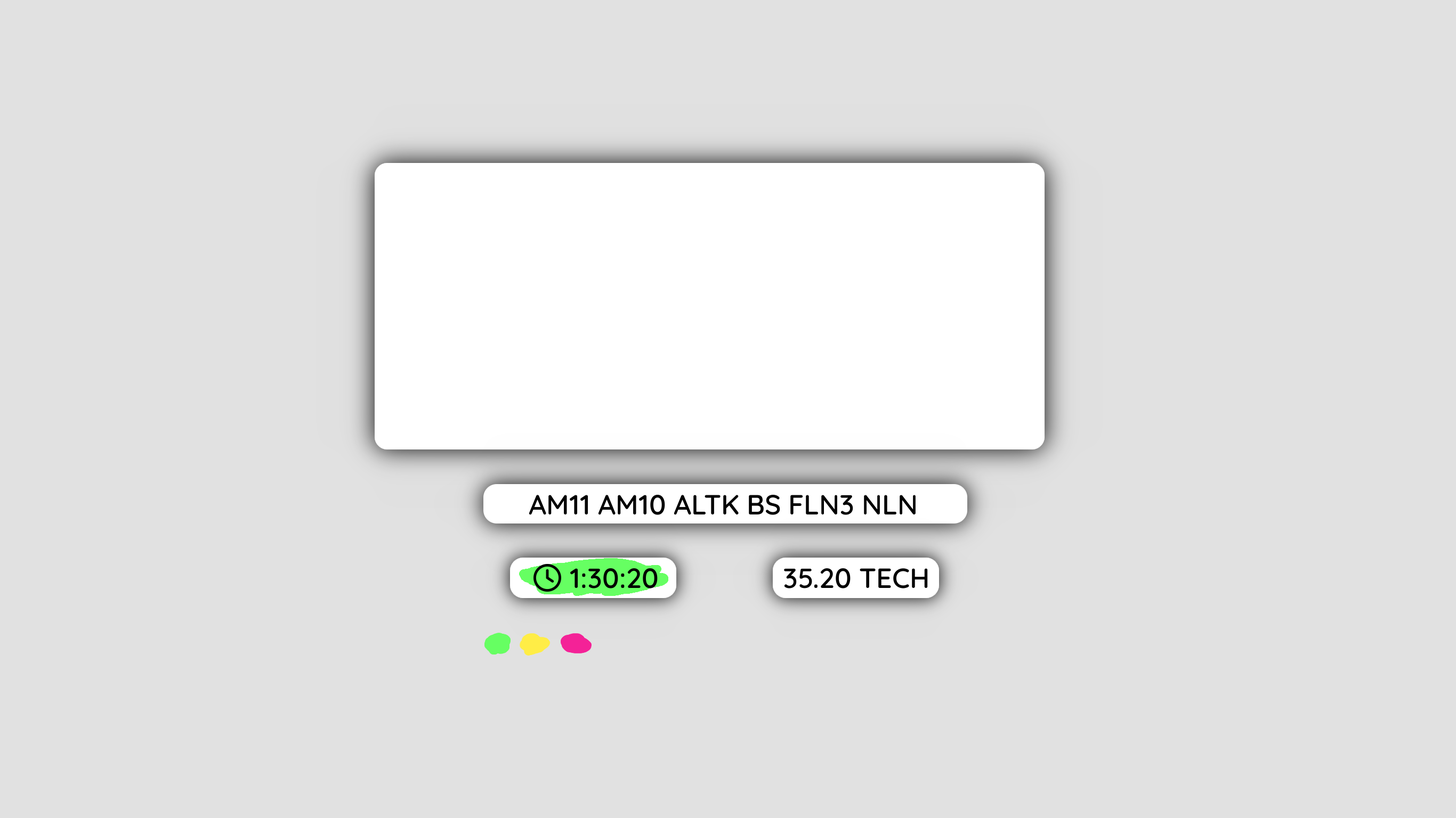
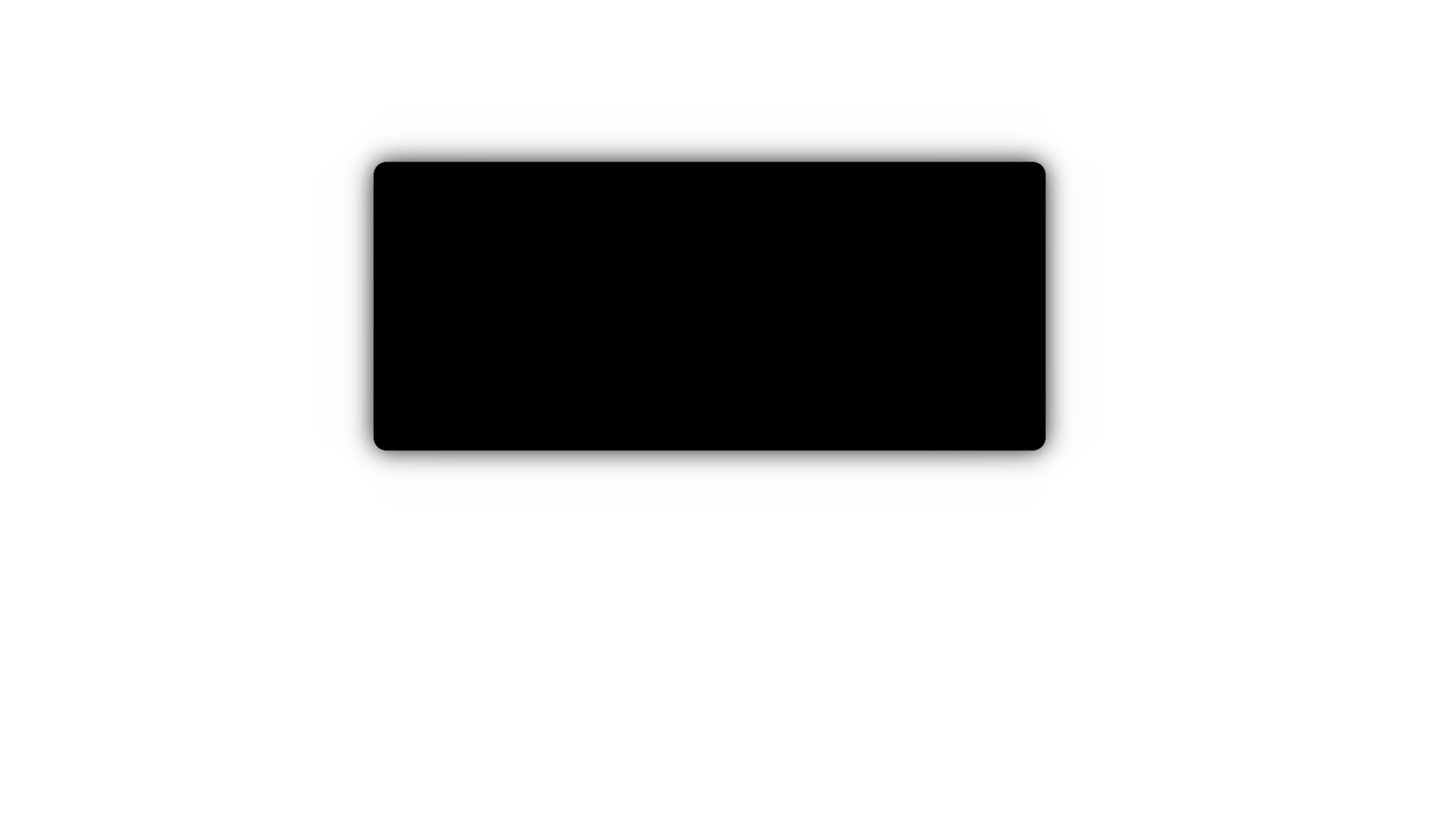
Two versions of the same layered image (1456x818). Layer-by-layer changes:
hid group "difficulty" (2 layers) over [732, 517, 979, 639]
hid group "duation" (4 layers) over [469, 517, 717, 656]
hid group "mods" (3 layers) over [434, 433, 1017, 575]
added group "Layer Group" with 2 layers in group "Panels" over [315, 104, 1103, 509]
added layer "Layer #1" in group "Layer Group" over [372, 160, 1047, 452]
moved "Pasted Layer #2" into group "Layer Group" over [315, 104, 1103, 509]
hid "Background" over [0, 0, 1456, 818]
